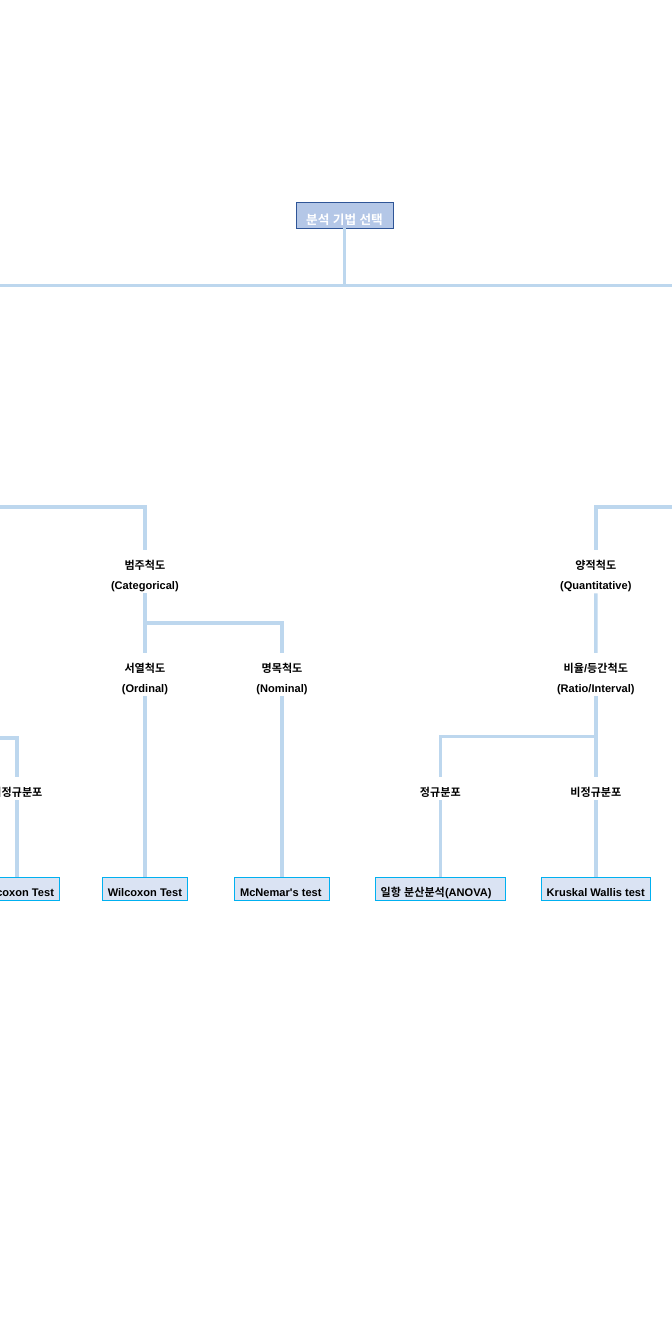
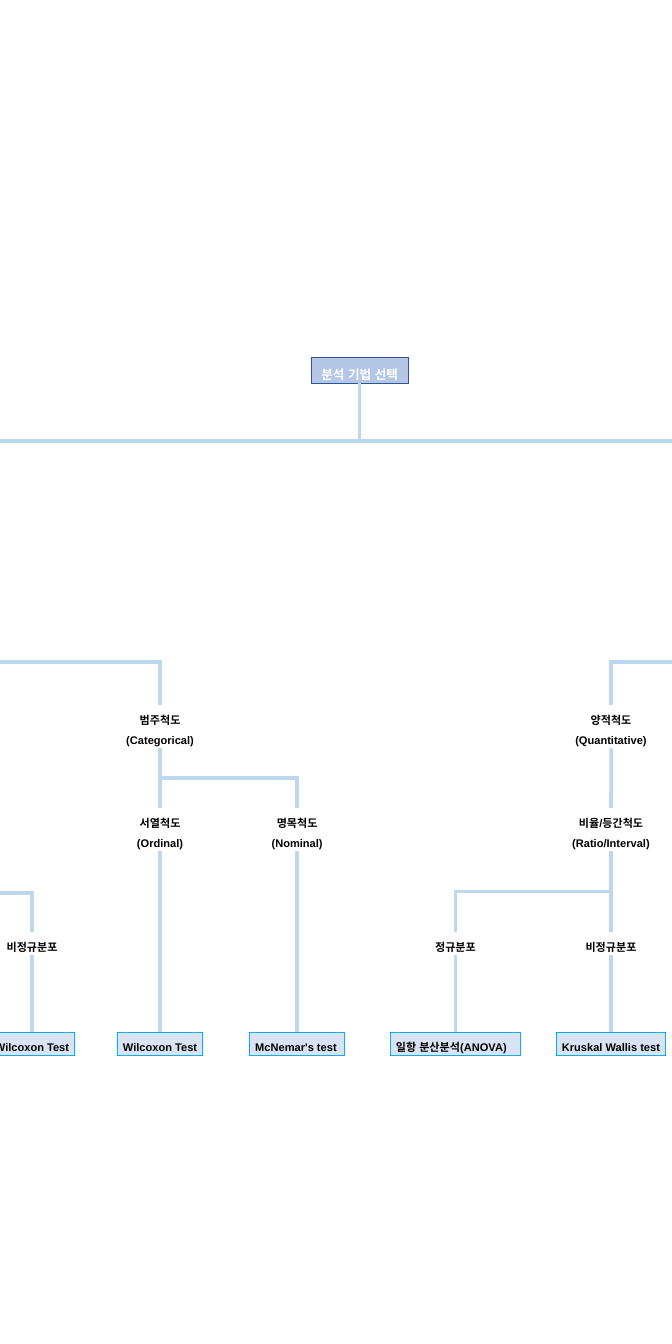
Before and after one commit to An-Sunghyun/EDA-practice-project, a slide deck: slide 3 of 완료문서/노하우 노트_D-002.pptx. Drawn at 672x1344 pixels with LibreOffice and Linux fonts; fonts in the diff are those of the drawing. Boxes give left, top, right and bottom in pixels: in the first picture for what was removed or moved away, otherwise in the second. Text is boxed around its words. In the diff, an @@ line names an element or a change of style, - is before the commit and + after.

```diff
--- a/완료문서/노하우 노트_D-002.pptx
+++ b/완료문서/노하우 노트_D-002.pptx
@@ elbow line moved from (345, 228) - (0, 343) to (360, 384) - (0, 498) @@
@@ elbow line moved from (345, 228) - (0, 343) to (360, 384) - (0, 498) @@
@@ elbow line moved from (345, 228) - (0, 343) to (360, 384) - (0, 498) @@
@@ elbow line moved from (345, 228) - (672, 343) to (360, 384) - (672, 498) @@
@@ elbow line moved from (345, 228) - (672, 343) to (360, 384) - (672, 498) @@
@@ elbow line moved from (345, 228) - (672, 343) to (360, 384) - (672, 498) @@
@@ elbow line moved from (0, 464) - (145, 550) to (0, 619) - (160, 705) @@
@@ elbow line moved from (672, 464) - (596, 550) to (672, 619) - (611, 705) @@
@@ 8 texts, 8 lines, 6 rectangles, 2 elbow lines: place and size @@
-8 texts, 8 lines, 6 rectangles, 2 elbow lines at (0, 203, 650, 901)
+8 texts, 8 lines, 6 rectangles, 2 elbow lines at (0, 358, 666, 1056)
@@ elbow line moved from (0, 699) - (17, 777) to (0, 854) - (32, 932) @@
```
Also in this commit, not shown: 3 other files.
